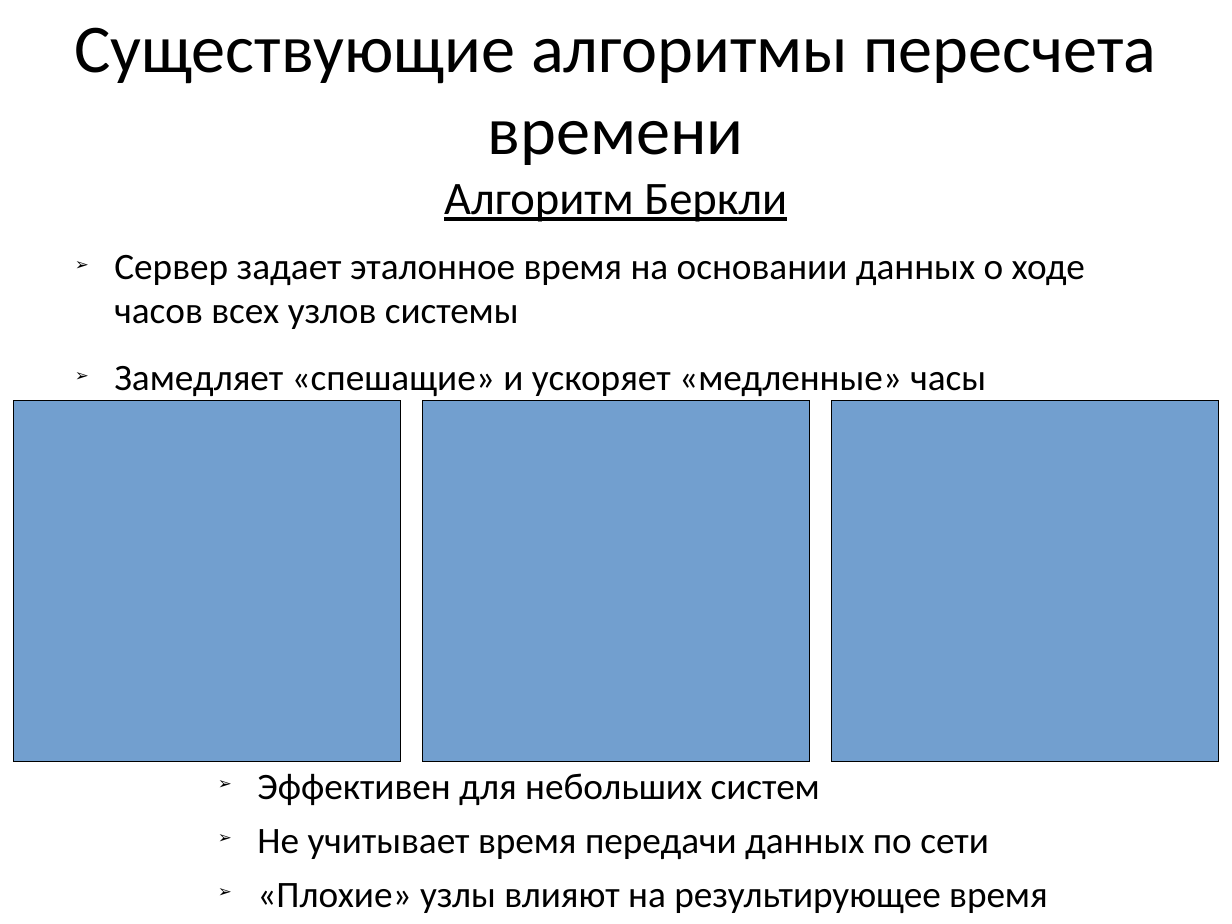
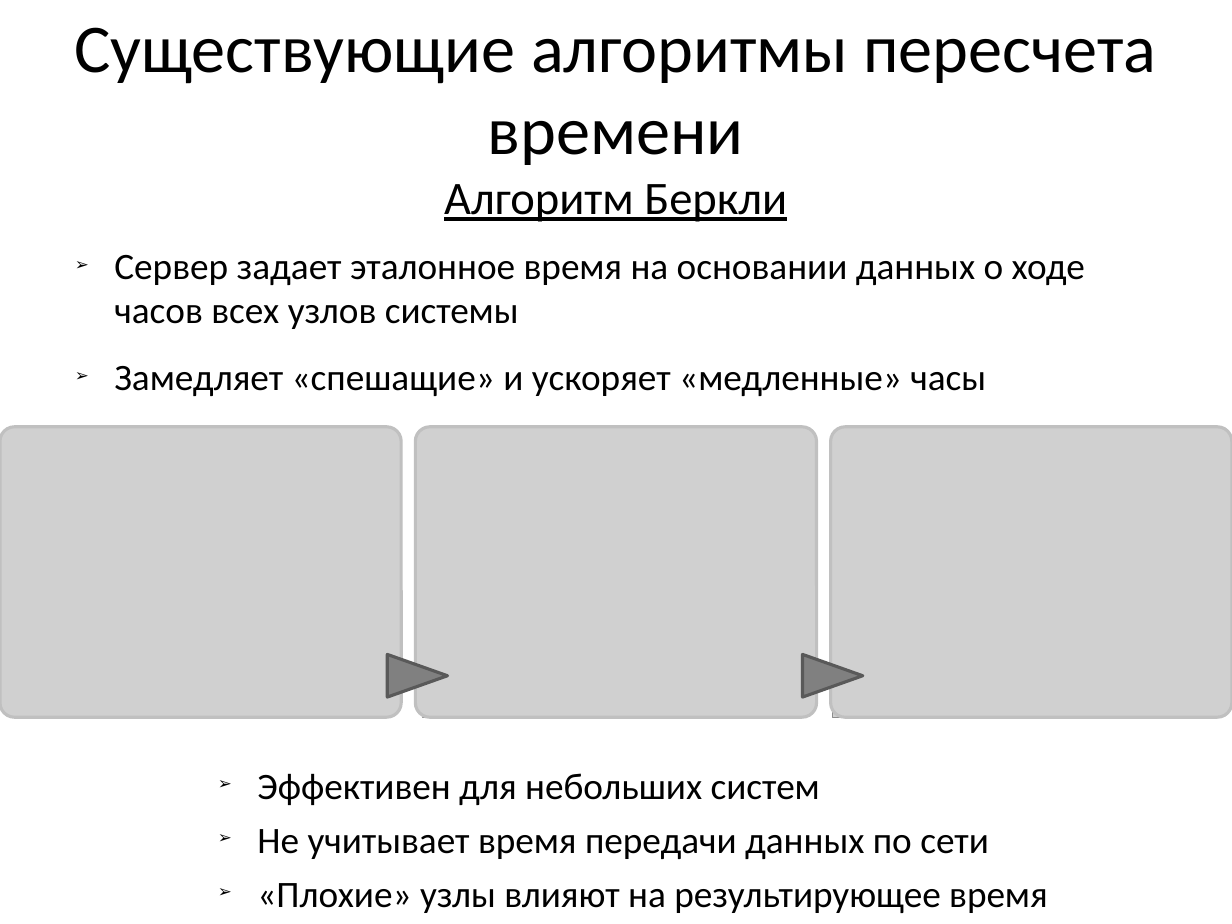
Before and after one commit to Gerold103/the_course, a slide deck: slide 9 of Курсовая.pptx. Drawn at 1232x924 pixels with LibreOffice and Linux fonts; fonts in the diff are those of the drawing; grey boxes stand for pictures; background and template pictures are left out. Boxes give left, top, right and bottom in pixels: in the first picture for what was removed or moved away, otherwise in the second. Text is boxed around its words. In the diff, an @@ line names an element or a change of style, - is before the commit and + after.

```diff
--- a/Курсовая.pptx
+++ b/Курсовая.pptx
@@ freeform shape removed at box(13, 400, 400, 761) @@
@@ freeform shape removed at box(423, 400, 809, 761) @@
@@ freeform shape removed at box(832, 400, 1219, 761) @@
@@ picture added at box(423, 463, 804, 717) @@
@@ picture added at box(833, 462, 1214, 717) @@
@@ group added at box(0, 427, 1232, 718): 3 pictures, 2 flow chart extracts @@
```
Also in this commit, not shown: 7 other slides changed, 18 other files.
